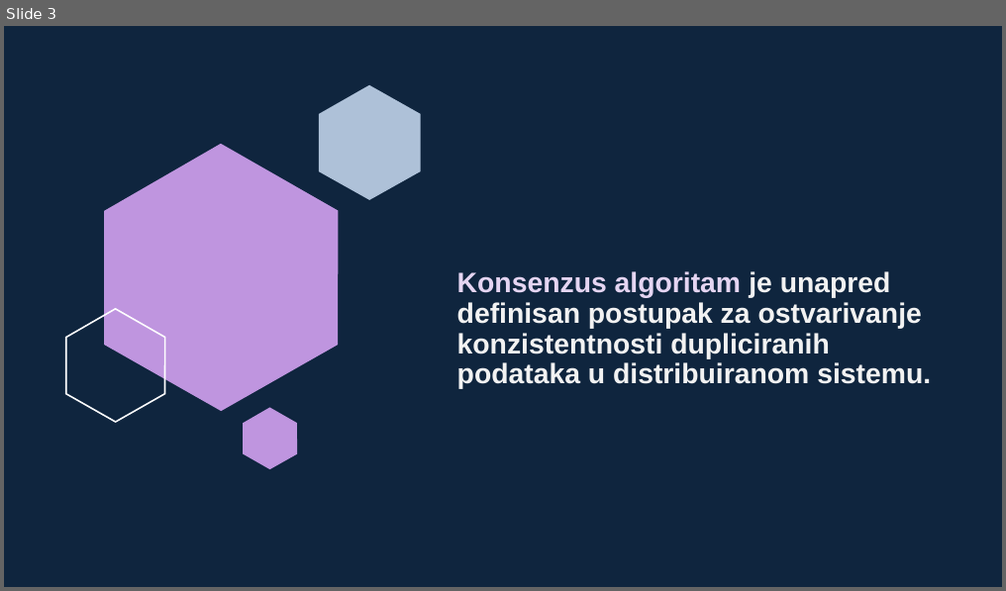
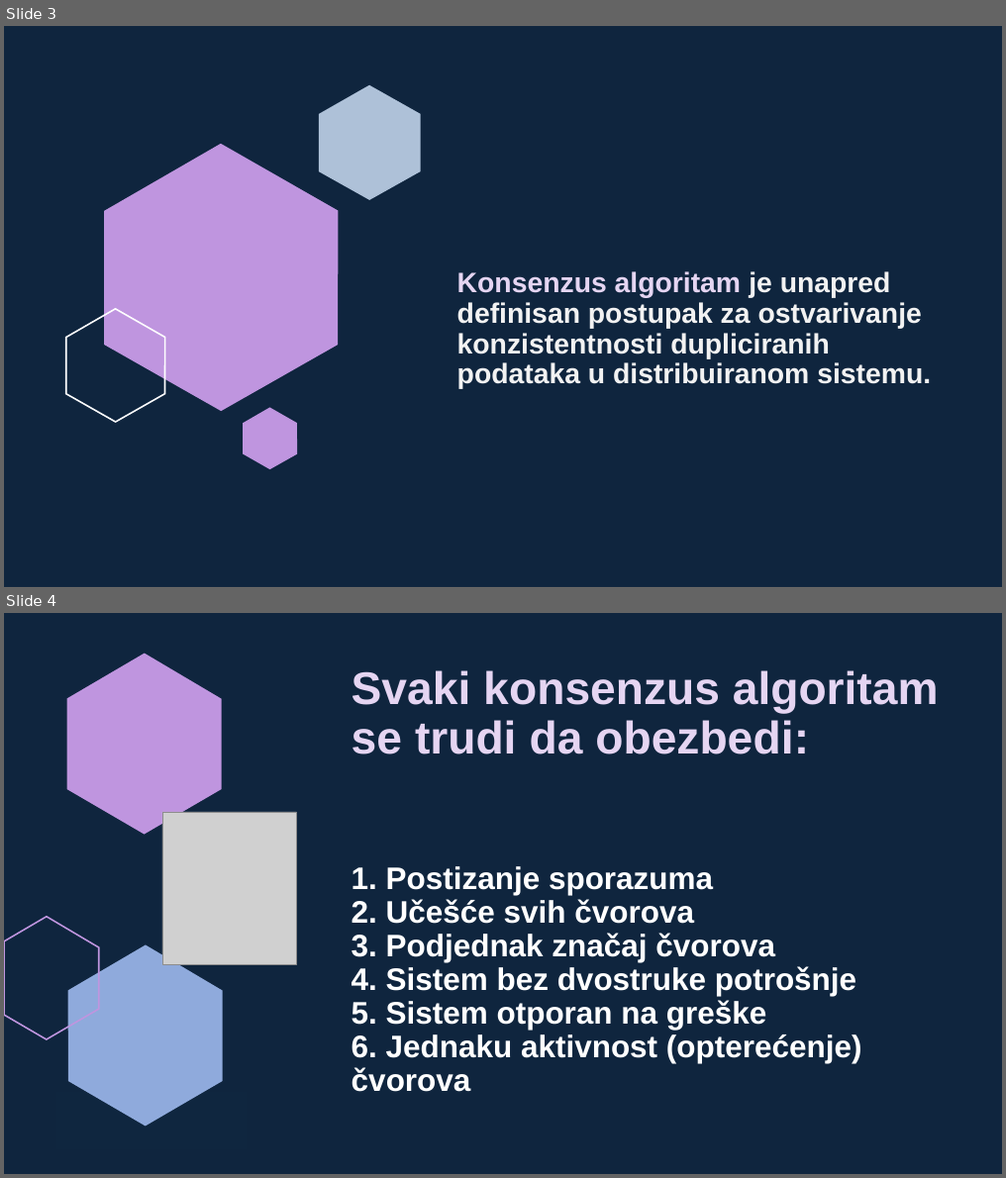
Before and after one commit to sssteeefaaan/master-I, a slide deck: pdasp/seminarski/konsenzus-algoritmi/konsenzus-algoritmi.pptx. Shown one above the other, each under a label of ours: slide 3 before the commit, slides 3 and 4 after it. The pictures are 1006x591 and 1006x1178 pixels, drawn with LibreOffice and Linux fonts; fonts in the diff are those of the drawing; grey boxes stand for pictures. Boxes give left, top, right and bottom in pixels: in the first picture for what was removed or moved away, otherwise in the second. Text is boxed around its words. In the diff, an @@ line names an element or a change of style, - is before the commit and + after.

```diff
--- a/pdasp/seminarski/konsenzus-algoritmi/konsenzus-algoritmi.pptx
+++ b/pdasp/seminarski/konsenzus-algoritmi/konsenzus-algoritmi.pptx
@@ slide 4 added at (4,613,1002,1174), background #0F253E @@
@@ freeform shape added at (67,654,221,835), fill #BF95DF @@
@@ title added at (351,670,939,1092), 30 pt, text #FFFFFF, bold @@
+Svaki konsenzus algoritam se trudi da obezbedi:
+1. Postizanje sporazuma
+2. Učešće svih čvorova
+3. Podjednak značaj čvorova
+4. Sistem bez dvostruke potrošnje
+5. Sistem otporan na greške
+6. Jednaku aktivnost (opterećenje) čvorova
@@ picture added at (162,812,297,965) @@
@@ freeform shape added at (4,917,99,1040), outline #BF95DF 1.5 pt @@
@@ freeform shape added at (68,946,223,1127), fill #8FAADC @@
@@ rectangle added at (56,1092,248,1150), fill #0F263F @@
```
Also in this commit, not shown: 2 other files.
